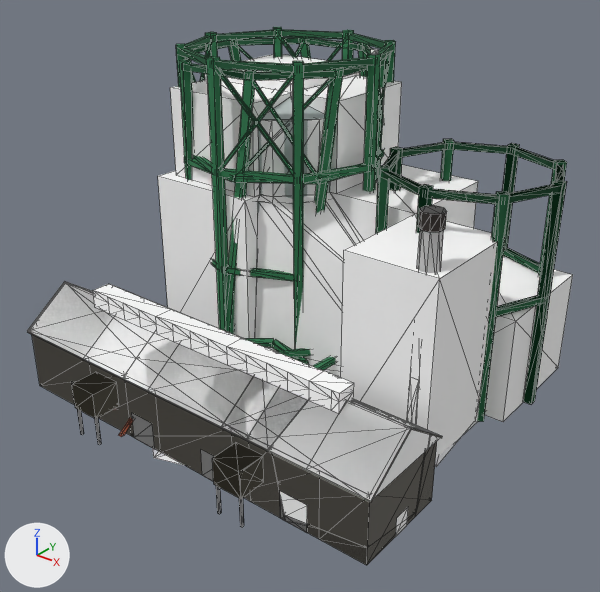
What one commit did to the glTF model client/public/assets/models/lm_gasworks.glb.
One viewpoint serves both versions: a 50 mm lens placed at (62.8, -78.8, 62.0), pointed at (1.8, -2.6, 14.7). Every picture has the same lights, and +X, +Y and +Z are marked at lower left. The picture after the commit comes second. Mesh edges are drawn as thin lines. Vertices at exactly the same position are counted once.

In view in the first picture: 'chunk_00', 'chunk_01', 'chunk_02', 'chunk_03', 'chunk_04', 'chunk_05', 'chunk_07', 'chunk_08', 'chunk_09', 'chunk_12', 'damaged', 'intact' and 3 more.
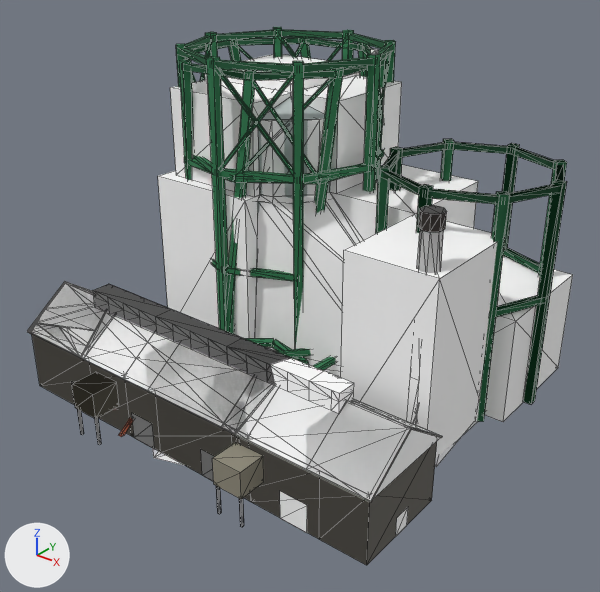
Where the change shows, as pixel boxes (x1, y1, x2, y2) in the pictures (600 x 592 px):
```json
{"object": "damaged", "change": "reshaped", "before": [27, 37, 567, 565], "after": [27, 37, 387, 500]}
{"part": 1, "of": "me_damaged", "change": "deleted", "before": [213, 418, 431, 535]}
{"part": 2, "of": "me_damaged", "change": "reshaped", "before": [27, 182, 567, 565], "after": [27, 282, 290, 500]}
```

The change, as JSON lines over the scene's bpy script:
```json
{"block": "me_damaged", "where": "# used by ob_damaged; location = (0.0, 0.0, 0.0)"}
{"op": "remove", "block": "me_damaged", "code": "me_damaged.from_pydata(...)  # 1073 vertices, 1430 faces; spans x -29.2..28.0, y -27.9..27.8, z 0.0..42.5"}
{"op": "add", "block": "me_damaged", "code": "me_damaged.from_pydata(...)  # 1171 vertices, 1492 faces; spans x -29.2..28.0, y -27.9..27.8, z 0.0..42.5"}
{"block": "me_damaged", "change": "me_damaged part 1: 15 loose pieces with 94 vertices, spanning x 10.0..28.0, y -27.9..-4.0, z 0.0..13.6, are deleted"}
{"block": "me_damaged", "change": "me_damaged part 2: 6 vertices moved from x 14.8..19.7, y -24.4..-10.7, z 8.5..13.6 to x 10.0..14.8, y -24.4..-10.7, z 8.5..13.6; 118 vertices removed from x 14.8..28.0, y -24.4..16.0, z 0.0..30.6; 294 vertices added at x -28.0..24.9, y -24.4..23.9, z 0.0..24.0"}
{"block": "me_damaged", "change": "other edits to the shape of me_damaged do not show in these pictures"}
```
